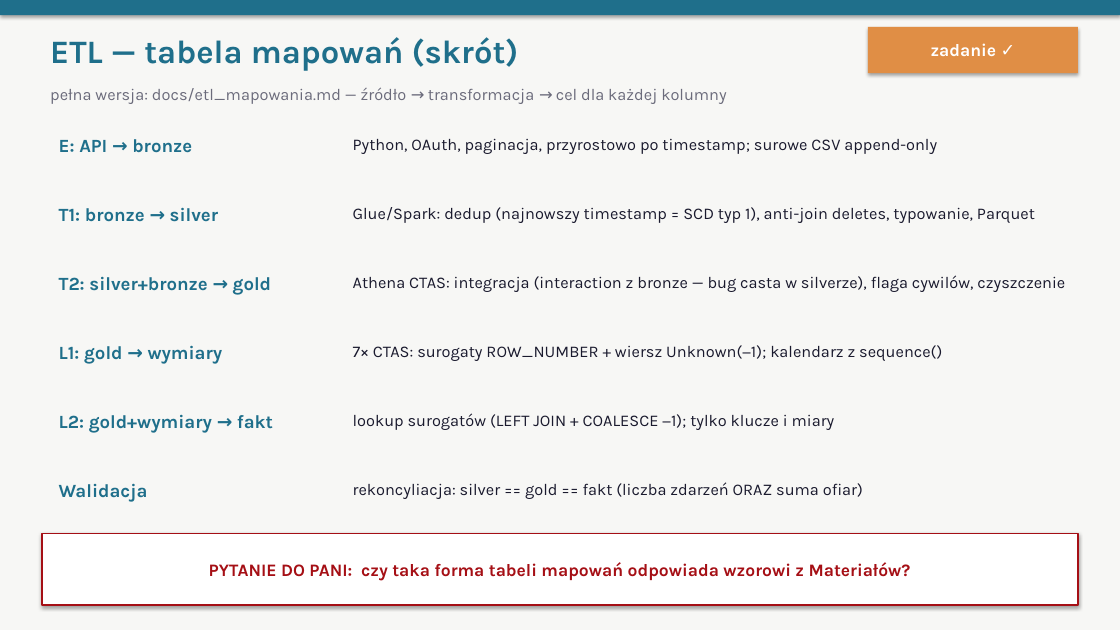
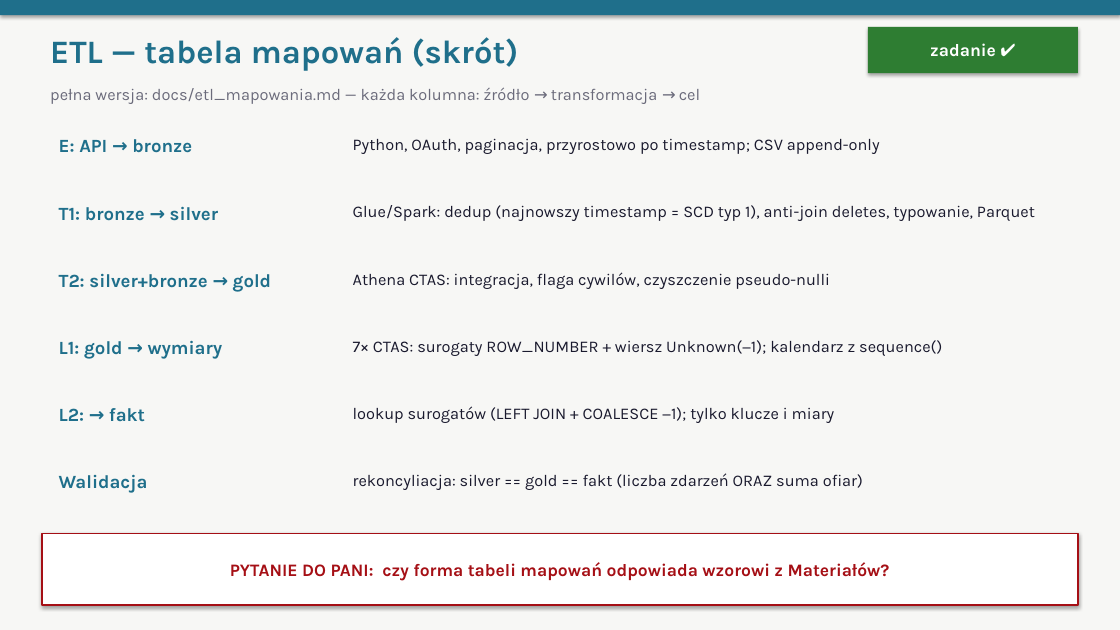
Before and after one commit to oskarfightingthekube/acled-etl-dashboard, a slide deck: slide 7 of docs/prezentacja_obrona.pptx. Drawn at 1120x630 pixels with LibreOffice and Linux fonts; fonts in the diff are those of the drawing. Boxes give left, top, right and bottom in pixels: in the first picture for what was removed or moved away, otherwise in the second. Text is boxed around its words. In the diff, an @@ line names an element or a change of style, - is before the commit and + after.

```diff
--- a/docs/prezentacja_obrona.pptx
+++ b/docs/prezentacja_obrona.pptx
@@ rectangle "zadanie ✔" at (868, 27, 1078, 73): fill #E08E45 to #2E7D32 @@
@@ text in rectangle at (930, 43, 996, 56): text changed @@
-zadanie ✓
+zadanie ✔
@@ text at (50, 87, 700, 104): text changed @@
-pełna wersja: docs/etl_mapowania.md — źródło → transformacja → cel dla każdej kolumny
+pełna wersja: docs/etl_mapowania.md — każda kolumna: źródło → transformacja → cel
@@ text at (353, 139, 880, 154): text changed @@
-Python, OAuth, paginacja, przyrostowo po timestamp; surowe CSV append-only
+Python, OAuth, paginacja, przyrostowo po timestamp; CSV append-only
@@ text at (353, 272, 830, 289): text changed @@
-Athena CTAS: integracja (interaction z bronze — bug casta w silverze), flaga cywilów, czyszczenie
+Athena CTAS: integracja, flaga cywilów, czyszczenie pseudo-nulli
@@ text at (59, 408, 145, 422): text changed @@
-L2: gold+wymiary → fakt
+L2: → fakt
@@ 3 texts: place and size @@
-3 texts at (59, 345, 942, 430)
+3 texts at (59, 340, 942, 423)
@@ text "Walidacja": place and size @@
-text "Walidacja" at (59, 483, 148, 502)
+text "Walidacja" at (59, 474, 148, 493)
@@ text "rekoncyliacja: silver == gold == ...": place and size @@
-text "rekoncyliacja: silver == gold == ..." at (353, 482, 863, 499)
+text "rekoncyliacja: silver == gold == ..." at (353, 473, 863, 490)
@@ text in rectangle at (230, 562, 890, 581): text changed @@
-PYTANIE DO PANI: czy taka forma tabeli mapowań odpowiada wzorowi z Materiałów?
+PYTANIE DO PANI: czy forma tabeli mapowań odpowiada wzorowi z Materiałów?
```
Also in this commit, not shown: 10 other slides changed, 5 slides added, 3 slides removed.
